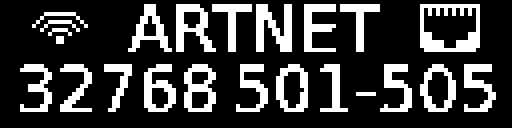
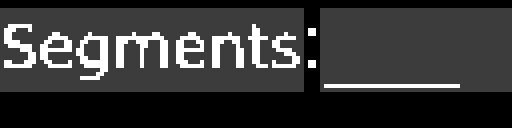
Layer changes from the first 512 x 128 image to the second:
added layer "-e- SEGMENTS_OPTION" above "-e- colon" over [4, 24, 300, 80]
added layer "-e- colon" above "Form 2 copy" over [308, 32, 316, 68]
hid "-e- LAN_SYMBOL" over [420, 4, 480, 52]
hid "-e- WIFI_SYMBOL_3" over [32, 12, 88, 44]
hid "32768" over [20, 64, 216, 112]
hid "501-505 ARTNET" over [236, 64, 496, 112]
hid "-e- ARTNET_REC_PAGE" over [128, 4, 380, 52]
